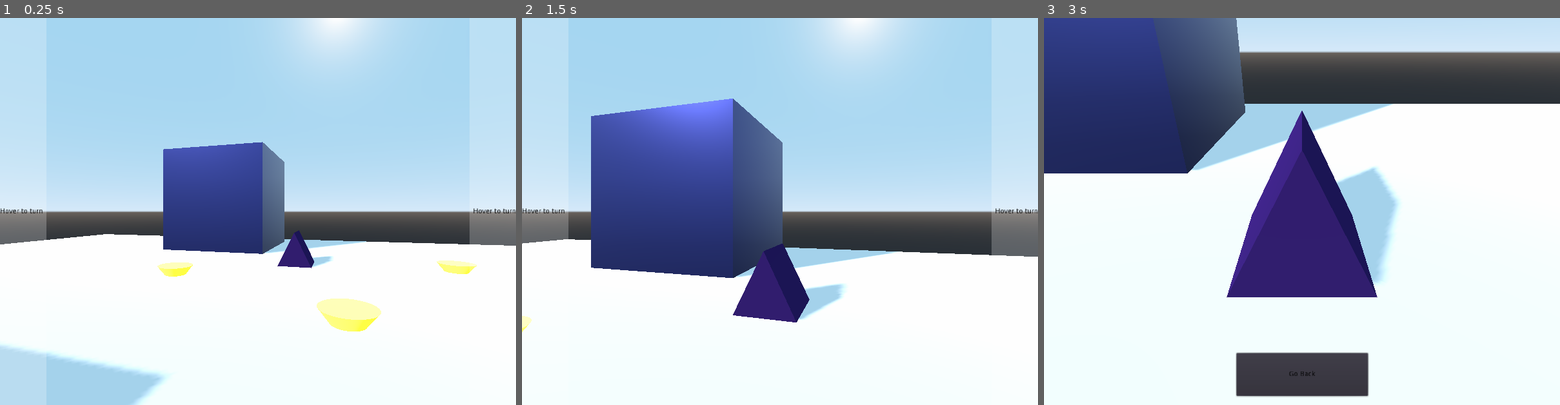
Above: before the commit, frames 1-3 (left to right).
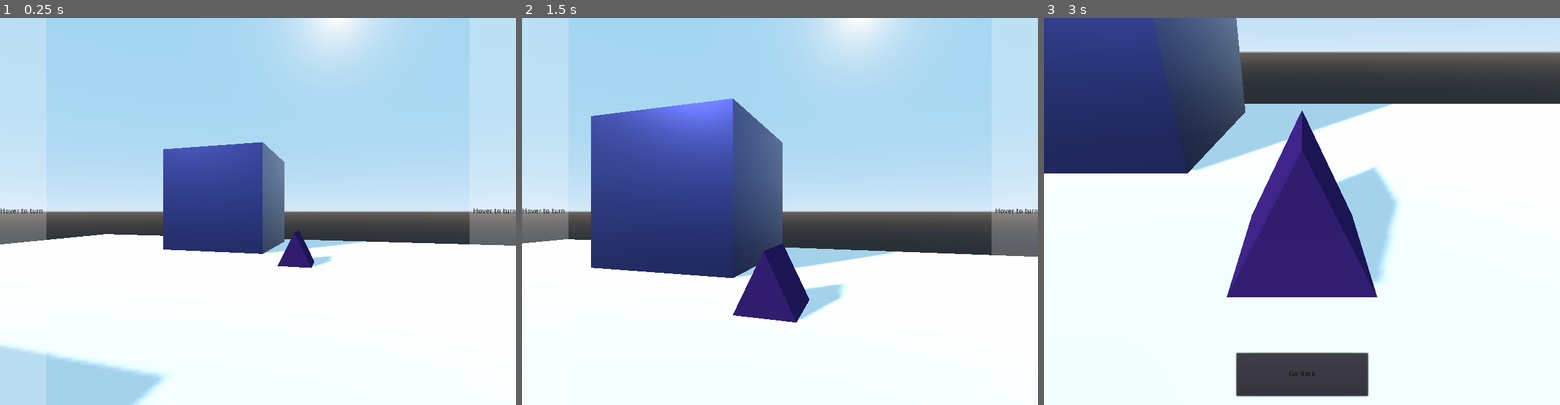
Above: after the commit, the same moments.

Repository: BrodyRas/AnnaSwift
Game: Godot game, scene res://Main.tscn
Same seed, same stepped clock (60 frames per second), same inputs: the game is played once before the commit and once after it.
Inputs (mouse positions are in pixels of both pictures, inside the frame that each line leads up to):
- Up to frame 1 (0.25 s): no input
- Up to frame 2 (1.5 s): tap Enter at 0.5 s; move the mouse to (893, 192) at 0.52 s; click (893, 192) at 0.67 s; tap Space at 1.25 s; move the mouse to (676, 230) at 1.27 s; click (676, 230) at 1.42 s
- Up to frame 3 (3 s): tap Enter at 2 s; move the mouse to (1353, 126) at 2.02 s; click (1353, 126) at 2.17 s; tap Space at 2.75 s; move the mouse to (1276, 288) at 2.77 s; click (1276, 288) at 2.92 s

The runs differ from the first frame. In frame 1, 1.2% of the frame differs, in the area x 30-93%, y 62-81%; in frame 2, less than 0.1%; in frame 3, nothing differs.

Commit message:
nodes now glow on mouse hover; bookstore skeleton created

Diff:
--- /dev/null
+++ b/Bookstore.tscn
@@ -0,0 +1,5 @@
+[gd_scene format=2]
+
+[node name="Spatial" type="Spatial"]
+
+[node name="WorldEnvironment" type="WorldEnvironment" parent="."]
--- a/Main.tscn
+++ b/Main.tscn
@@ -30,6 +30,14 @@
 
 [sub_resource type="SpatialMaterial" id=19]
 albedo_color = Color( 0.776471, 0.141176, 0.141176, 1 )
+
+[sub_resource type="SphereMesh" id=22]
+
+[sub_resource type="SpatialMaterial" id=23]
+albedo_color = Color( 0.443137, 0.941176, 0.592157, 1 )
+metallic_specular = 0.49
+
+[sub_resource type="SphereShape" id=24]
 
 [node name="Main" type="Node"]
 
@@ -232,6 +240,21 @@
 [node name="CollisionShape" parent="NPCs/GenericNPC2/Area" index="0"]
 transform = Transform( 1, 0, 0, 0, 1, 0, 0, 0, 1, 0, 2.1, 0 )
 
+[node name="GenericNPC3" parent="NPCs" instance=ExtResource( 4 )]
+transform = Transform( 1, 0, 0, 0, 1, 0, 0, 0, 1, 3.53296, 0, 20.7843 )
+
+[node name="MeshInstance" parent="NPCs/GenericNPC3" index="0"]
+transform = Transform( 1, 0, 0, 0, -4.37114e-08, 1, 0, -1, -4.37114e-08, 0.654, 1, 1.07 )
+mesh = SubResource( 22 )
+material/0 = SubResource( 23 )
+
+[node name="Camera" parent="NPCs/GenericNPC3" index="1"]
+transform = Transform( -1, -4.63594e-08, 7.41185e-08, 0, 0.847817, 0.530289, -8.74228e-08, 0.530289, -0.847817, -0.0607834, 4.62399, -3.7891 )
+
+[node name="CollisionShape" parent="NPCs/GenericNPC3/Area" index="0"]
+transform = Transform( 1, 0, 0, 0, 1, 0, 0, 0, 1, 0.677556, 1.01668, 1.08352 )
+shape = SubResource( 24 )
+
 [connection signal="mouse_entered" from="MovementUI/Left Panel" to="Player" method="_on_Left_Panel_mouse_entered"]
 [connection signal="mouse_exited" from="MovementUI/Left Panel" to="Player" method="_on_Left_Panel_mouse_exited"]
 [connection signal="mouse_entered" from="MovementUI/Right Panel" to="Player" method="_on_Right_Panel_mouse_entered"]
@@ -245,3 +268,4 @@
 
 [editable path="Clues/GenericClue2"]
 [editable path="NPCs/GenericNPC2"]
+[editable path="NPCs/GenericNPC3"]
--- a/WalkNode.gd
+++ b/WalkNode.gd
@@ -17,5 +17,7 @@
 # Custom cursor stuff
 func _on_MoveArea_mouse_entered():
 	Input.set_custom_mouse_cursor(moveCursor)
+	self.find_node("MeshInstance").visible = true
 func _on_MoveArea_mouse_exited():
 	Input.set_custom_mouse_cursor(defaultCursor)
+	self.find_node("MeshInstance").visible = false
--- a/WalkNode.tscn
+++ b/WalkNode.tscn
@@ -5,12 +5,12 @@
 [sub_resource type="CylinderMesh" id=1]
 top_radius = 1.263
 bottom_radius = 0.737
-height = 0.684
+height = 0.1
 
 [sub_resource type="SpatialMaterial" id=2]
 albedo_color = Color( 0.603922, 0.603922, 0.603922, 1 )
 emission_enabled = true
-emission = Color( 1, 0.811765, 0, 1 )
+emission = Color( 1, 0.843137, 0, 1 )
 emission_energy = 12.45
 emission_operator = 0
 emission_on_uv2 = false
@@ -41,17 +41,19 @@
 script = ExtResource( 1 )
 
 [node name="MeshInstance" type="MeshInstance" parent="."]
-transform = Transform( 0.655759, 0, 0, 0, 0.655759, 0, 0, 0, 0.655759, -0.00122643, 0.22903, -0.00073719 )
+transform = Transform( -0.655759, 5.73283e-08, 0, -5.73283e-08, -0.655759, 0, 0, 0, 0.655759, -0.00122643, 0.22903, -0.00073719 )
+visible = false
 mesh = SubResource( 1 )
 material/0 = SubResource( 2 )
 
-[node name="MoveArea" type="Area" parent="MeshInstance"]
+[node name="MoveArea" type="Area" parent="."]
+transform = Transform( 0.655759, 0, 0, 0, 0.655759, 0, 0, 0, 0.655759, -0.00122643, 0.22903, -0.00073719 )
 script = SubResource( 4 )
 
-[node name="CollisionShape" type="CollisionShape" parent="MeshInstance/MoveArea"]
+[node name="CollisionShape" type="CollisionShape" parent="MoveArea"]
 transform = Transform( 1, 0, 0, 0, 1, 0, 0, 0, 1, 0, 6.64344, 0 )
 shape = SubResource( 5 )
 
-[connection signal="input_event" from="MeshInstance/MoveArea" to="." method="_on_MoveArea_input_event"]
-[connection signal="mouse_entered" from="MeshInstance/MoveArea" to="." method="_on_MoveArea_mouse_entered"]
-[connection signal="mouse_exited" from="MeshInstance/MoveArea" to="." method="_on_MoveArea_mouse_exited"]
+[connection signal="input_event" from="MoveArea" to="." method="_on_MoveArea_input_event"]
+[connection signal="mouse_entered" from="MoveArea" to="." method="_on_MoveArea_mouse_entered"]
+[connection signal="mouse_exited" from="MoveArea" to="." method="_on_MoveArea_mouse_exited"]
Not shown: 1 places in Main.tscn that only renumber resources
